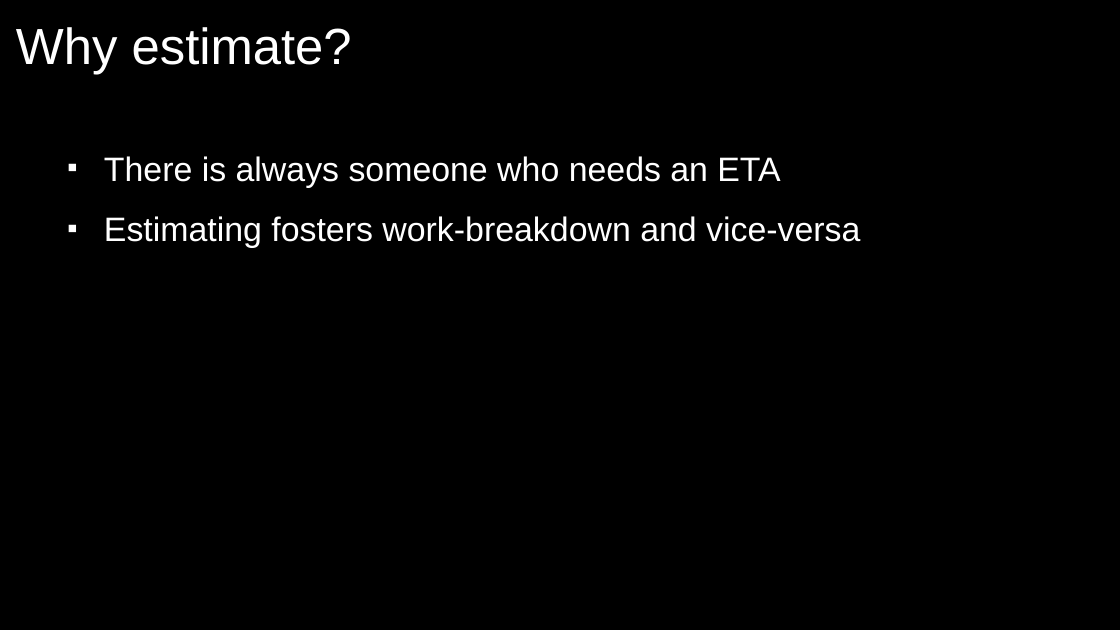
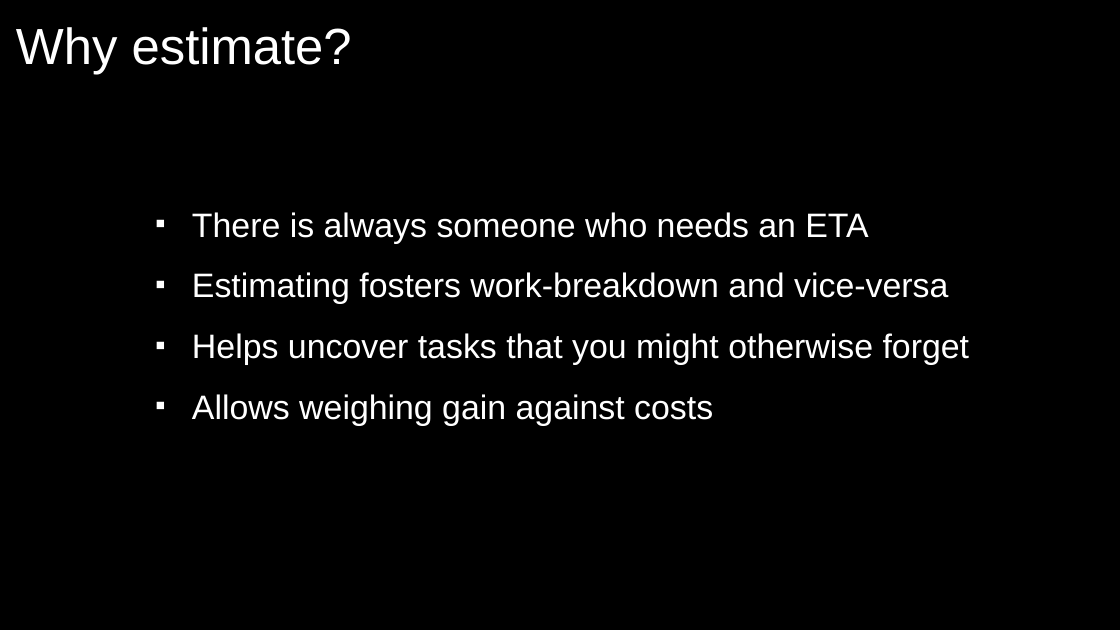
Before and after one commit to exasol/tutorials, a slide deck: slide 2 of estimating/estimating.odp. Drawn at 1120x630 pixels with LibreOffice and Linux fonts; fonts in the diff are those of the drawing. Boxes give left, top, right and bottom in pixels: in the first picture for what was removed or moved away, otherwise in the second. Text is boxed around its words. In the diff, an @@ line names an element or a change of style, - is before the commit and + after.

```diff
--- a/estimating/estimating.odp
+++ b/estimating/estimating.odp
@@ text "There is always someone who ...": place and size @@
-text "There is always someone who ..." at (104, 156, 860, 248)
+text "There is always someone who ..." at (192, 212, 970, 425)
@@ text at (192, 333, 970, 425): paragraphs added @@
+■ Helps uncover tasks that you might otherwise forget
+■ Allows weighing gain against costs
```
Also in this commit, not shown: 15 other slides changed, 4 slides added, 3 slides removed.
